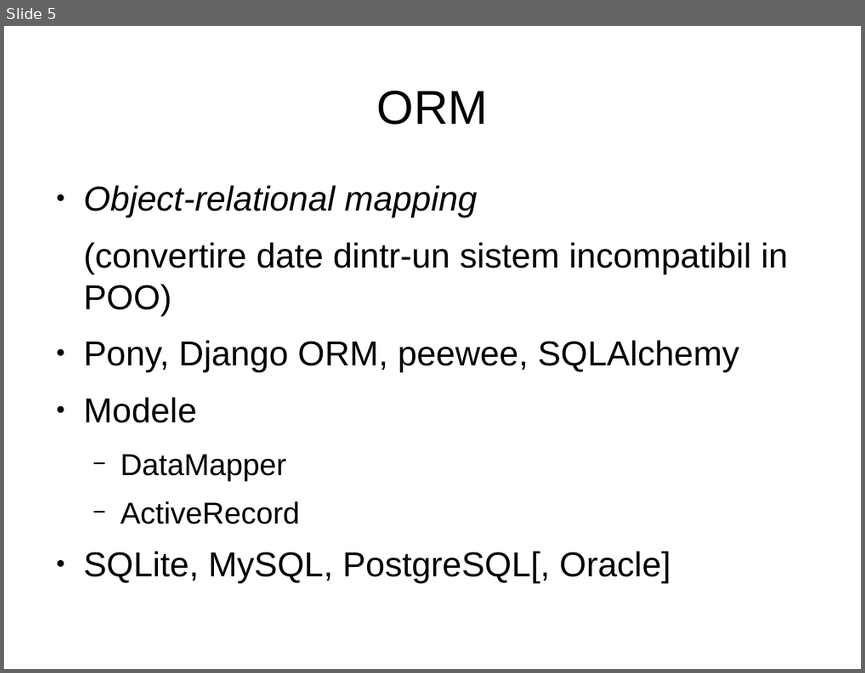
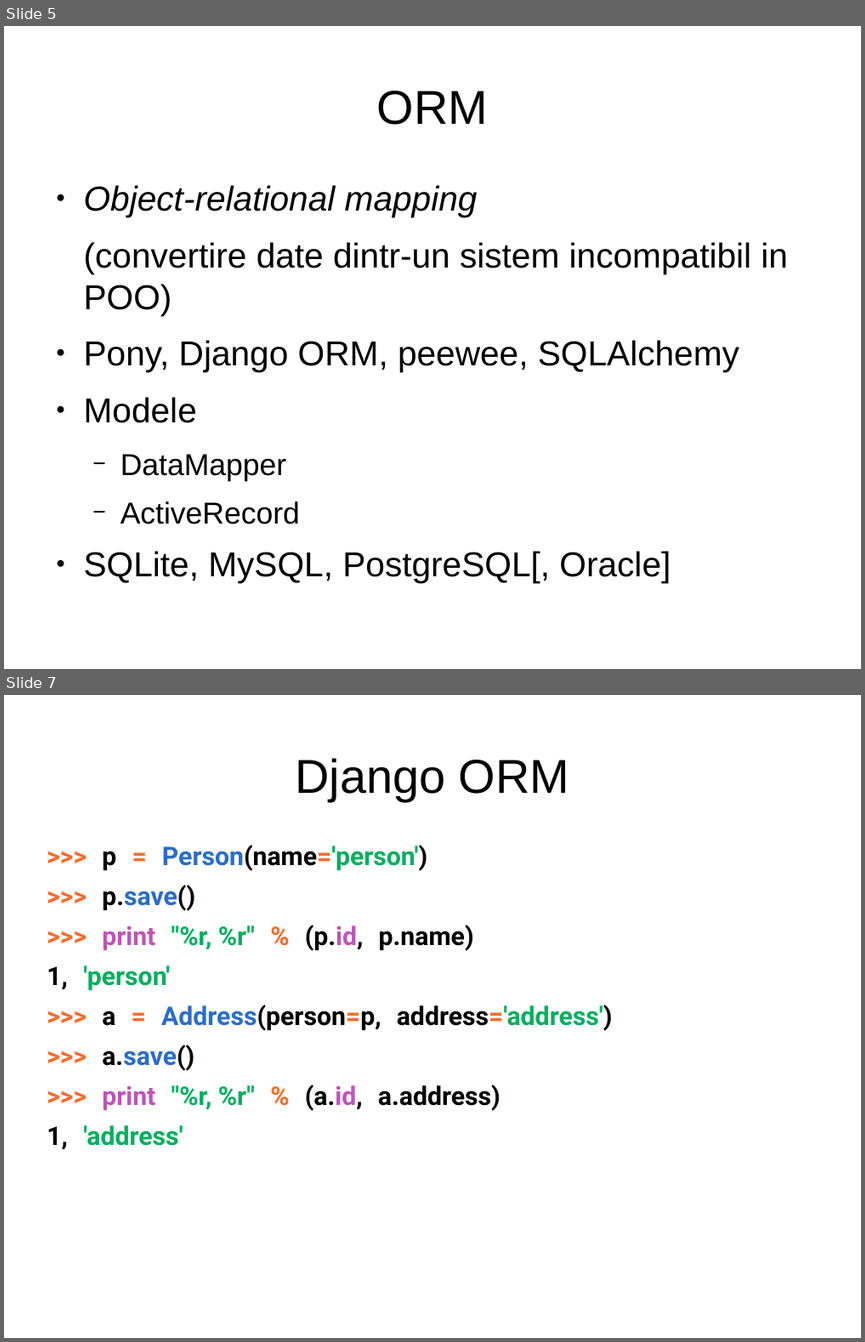
Before and after one commit to RoPython/ropython-presentations, a slide deck: cmiN/1/orm.odp. Shown one above the other, each under a label of ours: slide 5 before the commit, slides 5 and 7 after it; the slides between them are not shown. The pictures are 865x673 and 865x1342 pixels, drawn with LibreOffice and Linux fonts; fonts in the diff are those of the drawing. Boxes give left, top, right and bottom in pixels: in the first picture for what was removed or moved away, otherwise in the second. Text is boxed around its words. In the diff, an @@ line names an element or a change of style, - is before the commit and + after.

```diff
--- a/cmiN/1/orm.odp
+++ b/cmiN/1/orm.odp
@@ slide 7 added at (x1=4, y1=695, x2=861, y2=1338), background #FFFFFF @@
@@ title added at (x1=295, y1=758, x2=569, y2=801), 44 pt, text #000000 @@
+Django ORM
@@ text added at (x1=46, y1=845, x2=613, y2=1149), 23.8 pt, text #00AE5D, bold @@
+>>> p = Person(name='person')
+>>> p.save()
+>>> print "%r, %r" % (p.id, p.name)
+1, 'person'
+>>> a = Address(person=p, address='address')
+>>> a.save()
+>>> print "%r, %r" % (a.id, a.address)
+1, 'address'
```
Also in this commit, not shown: 6 other slides added, 3 slides removed.
